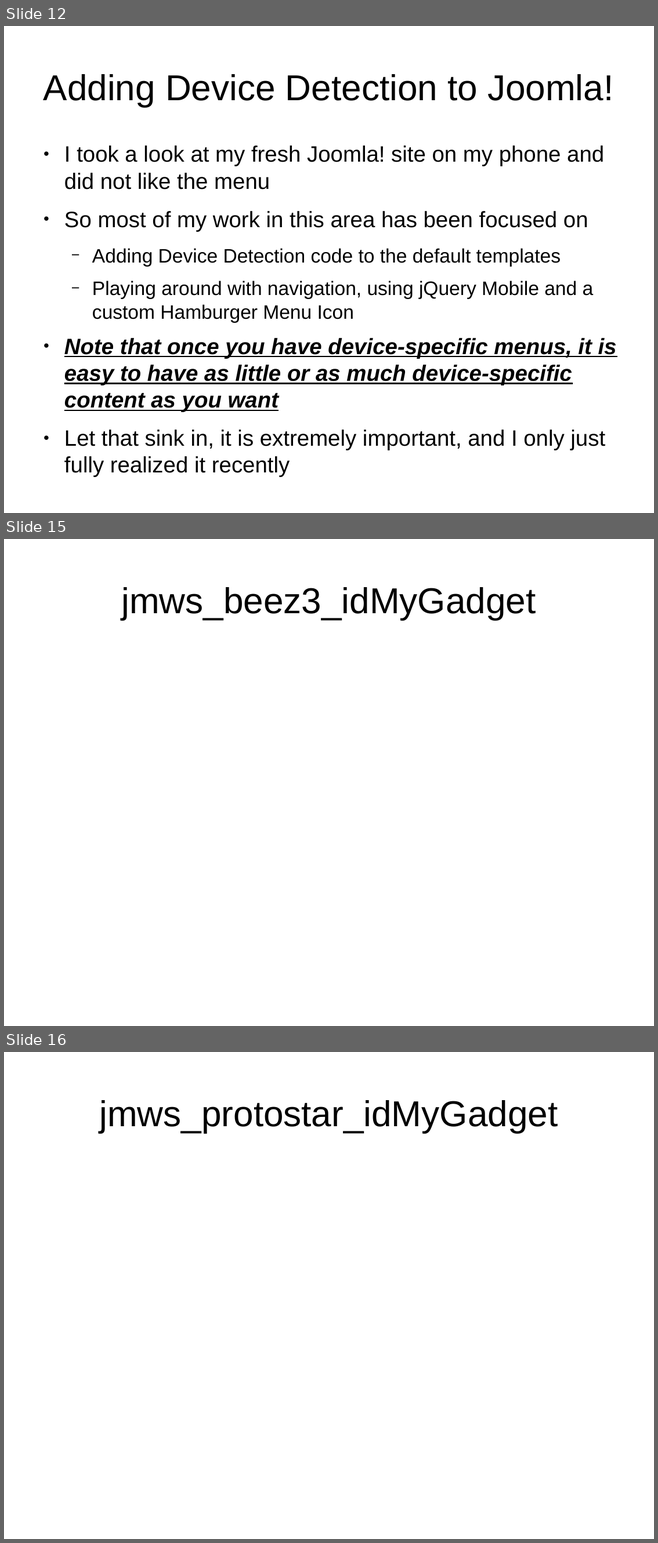
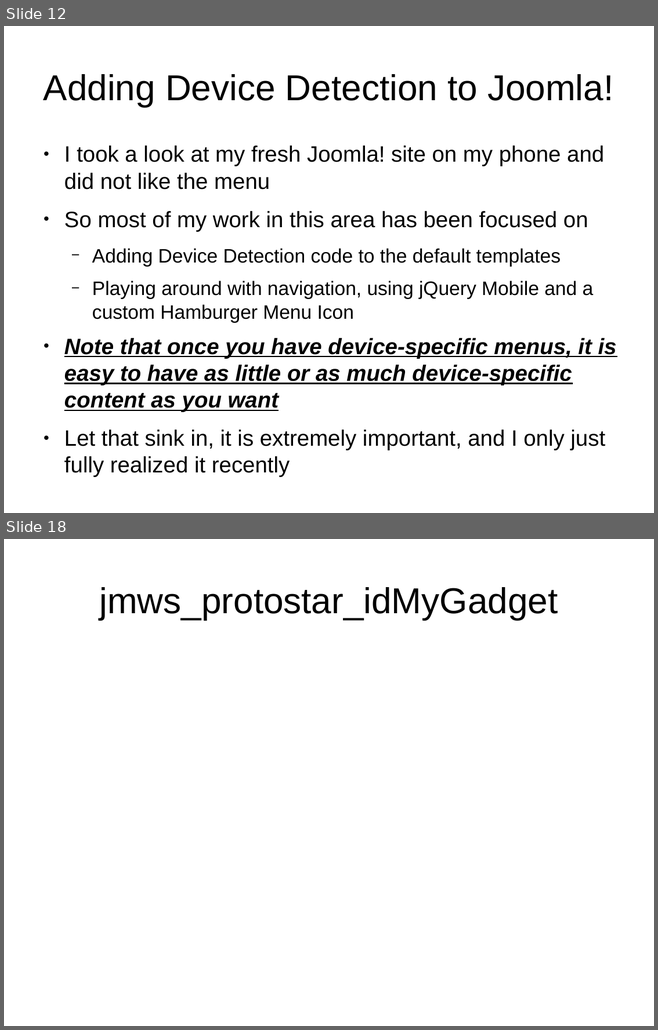
Before and after one commit to tomwhartung/jmws_accoutrements, a slide deck: presentations/2015_09-Joomla/Device_Detection-In_Protostar_and_Beez3.odp. Shown one above the other, each under a label of ours: slides 12, 15 and 16 before the commit, slides 12 and 18 after it; the slides between them are not shown. The pictures are 658x1543 and 658x1030 pixels, drawn with LibreOffice and Linux fonts; fonts in the diff are those of the drawing. Boxes give left, top, right and bottom in pixels: in the first picture for what was removed or moved away, otherwise in the second. Text is boxed around its words. In the diff, an @@ line names an element or a change of style, - is before the commit and + after.

```diff
--- a/presentations/2015_09-Joomla/Device_Detection-In_Protostar_and_Beez3.odp
+++ b/presentations/2015_09-Joomla/Device_Detection-In_Protostar_and_Beez3.odp
@@ slide 15 removed at <box>4,539,654,1026</box>, background #FFFFFF @@
@@ title removed at <box>121,587,535,620</box> @@
-jmws_beez3_idMyGadget
@@ what was slide 16 is now slide 18 @@
```
Also in this commit, not shown: 5 slides changed, 3 slides added, 1 other file.
